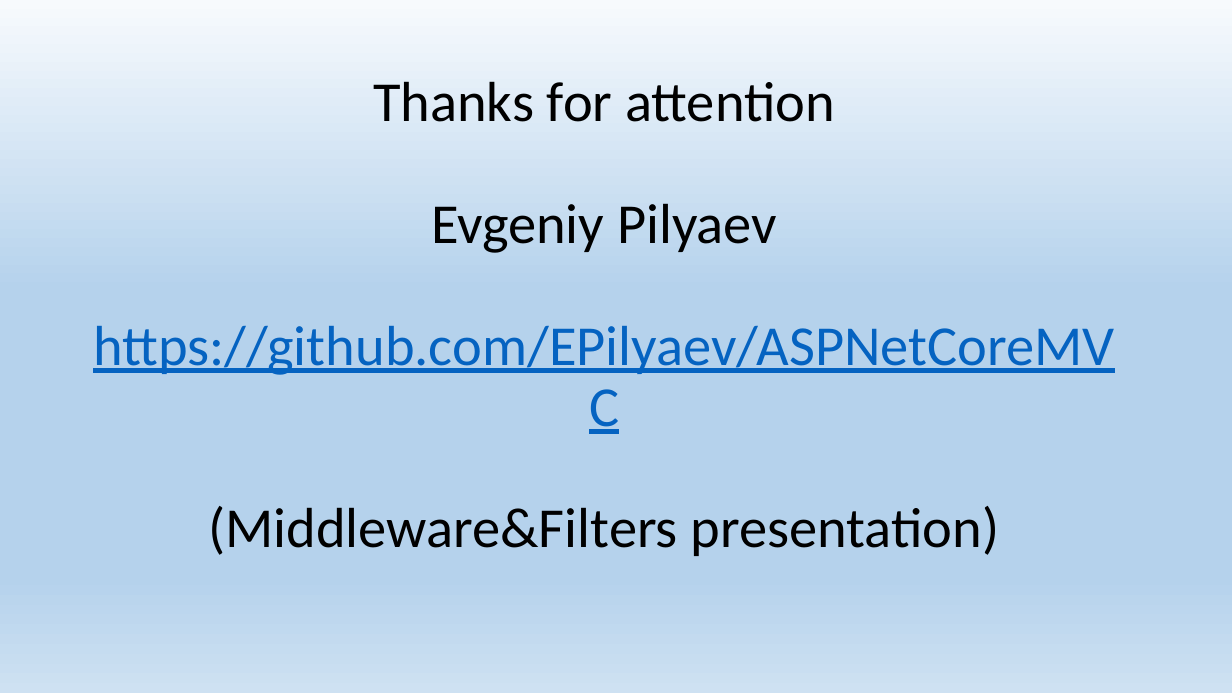
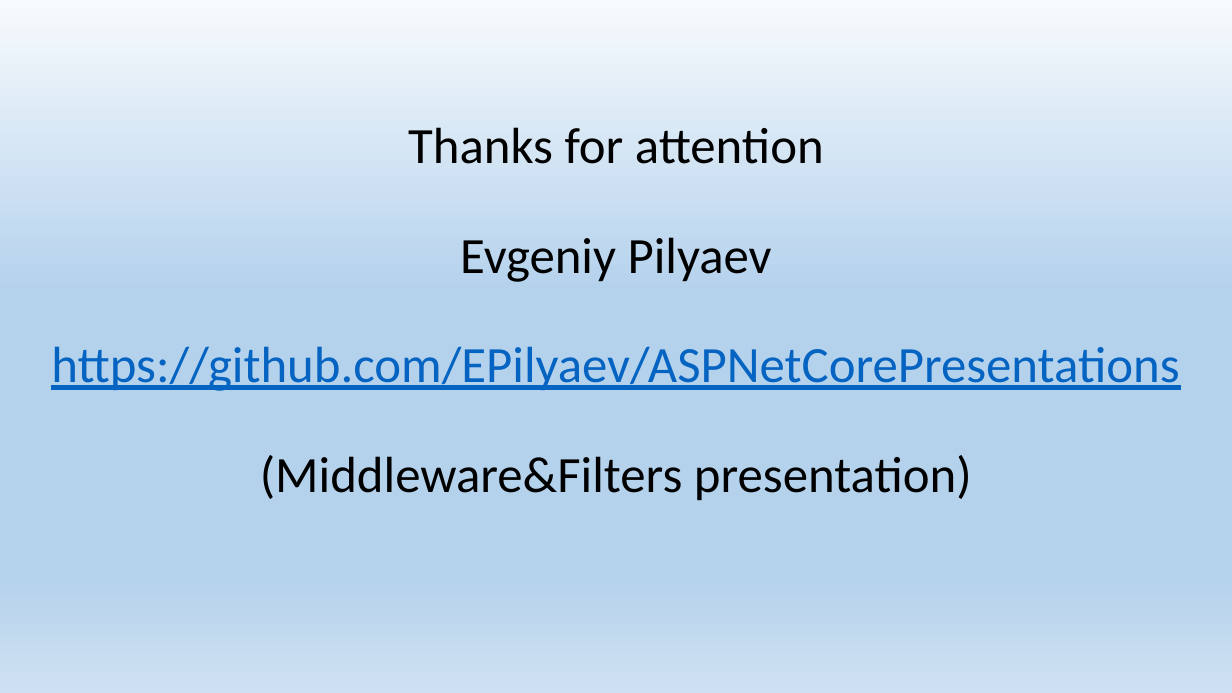
Before and after one commit to EPilyaev/ASPNetCoreMVC, a slide deck: slide 71 of Middleware&Filters.pptx. Drawn at 1232x693 pixels with LibreOffice and Linux fonts; fonts in the diff are those of the drawing. Boxes give left, top, right and bottom in pixels: in the first picture for what was removed or moved away, otherwise in the second. Text is boxed around its words. In the diff, an @@ line names an element or a change of style, - is before the commit and + after.

```diff
--- a/Middleware&Filters.pptx
+++ b/Middleware&Filters.pptx
@@ title at [51, 127, 1179, 501]: text changed; size 44 to 39.6 pt @@
-Thanks for attention
-Evgeniy Pilyaev
-https://github.com/EPilyaev/ASPNetCoreMVC
-(Middleware&Filters presentation)
+Thanks for attention
+Evgeniy Pilyaev
+https://github.com/EPilyaev/ASPNetCorePresentations
+(Middleware&Filters presentation)
```
Also in this commit, not shown: 1 other file.
